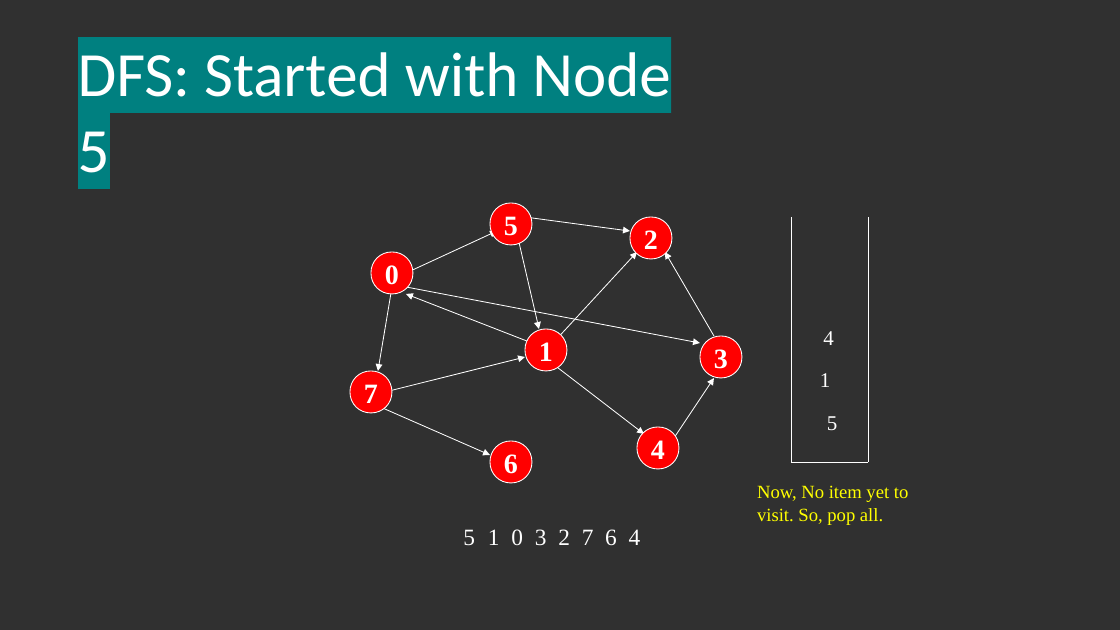
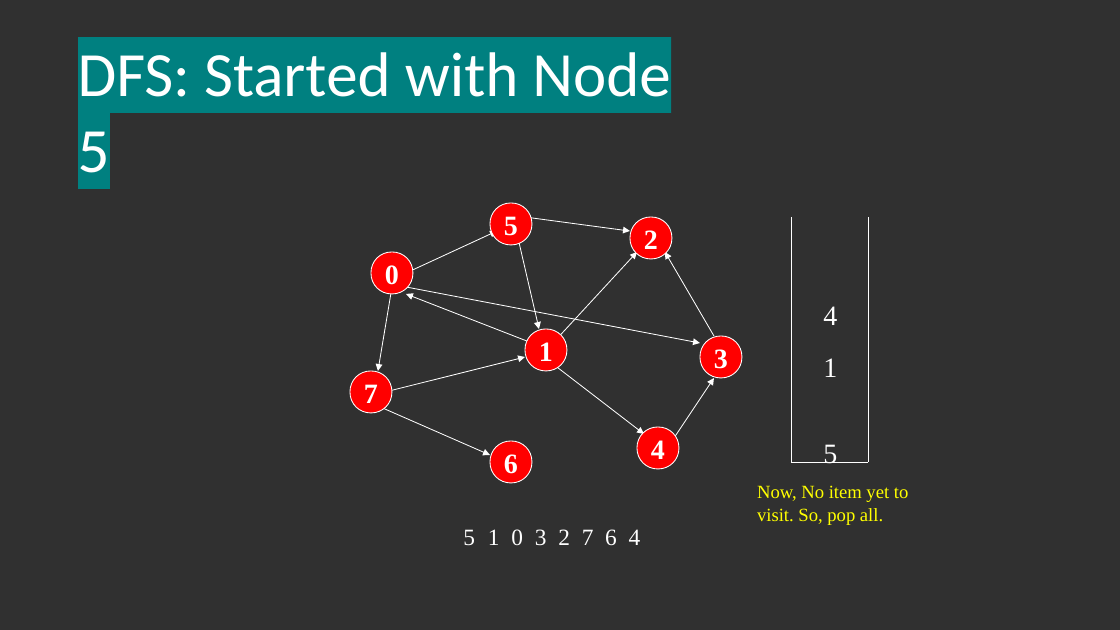
Before and after one commit to imdpkjswl/1My-Programs, a slide deck: slide 11 of COLLEGE/DAA LAB/dfs.pptx. Drawn at 1120x630 pixels with LibreOffice and Linux fonts; fonts in the diff are those of the drawing. Boxes give left, top, right and bottom in pixels: in the first picture for what was removed or moved away, otherwise in the second. Text is boxed around its words. In the diff, an @@ line names an element or a change of style, - is before the commit and + after.

```diff
--- a/COLLEGE/DAA LAB/dfs.pptx
+++ b/COLLEGE/DAA LAB/dfs.pptx
@@ text "4" at [823,306,837,464]: size 18 to 24 pt; indent changed; more space between paragraphs @@
```
Also in this commit, not shown: 7 other slides changed.
